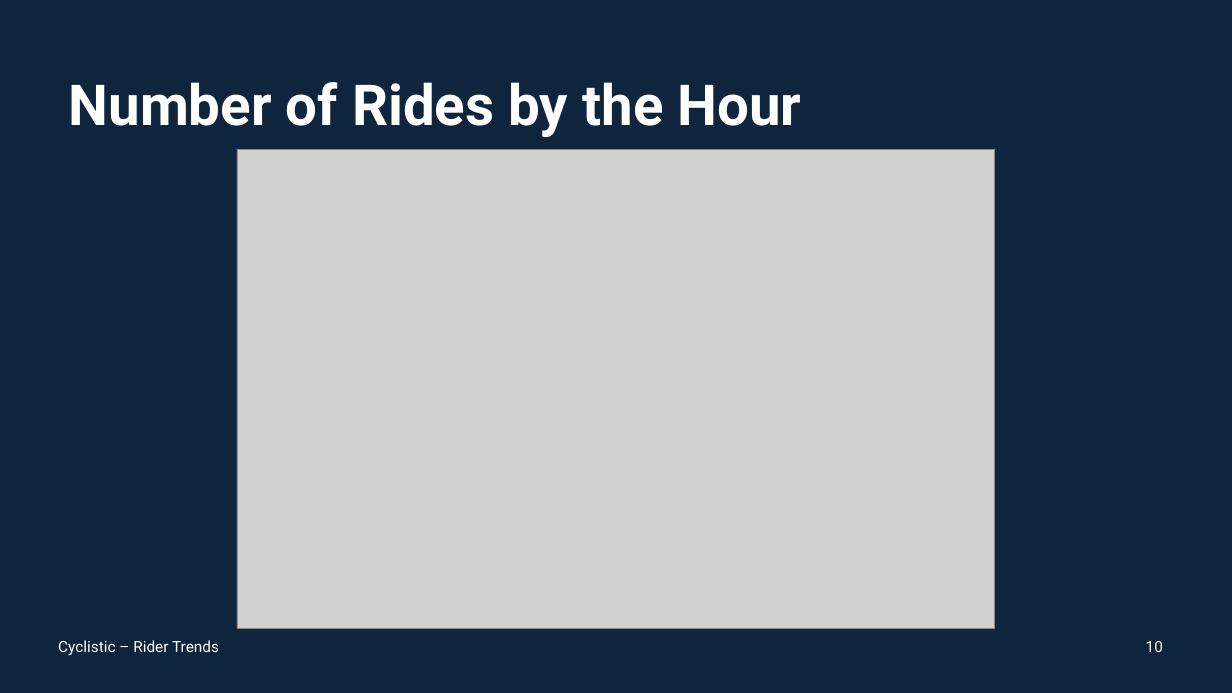
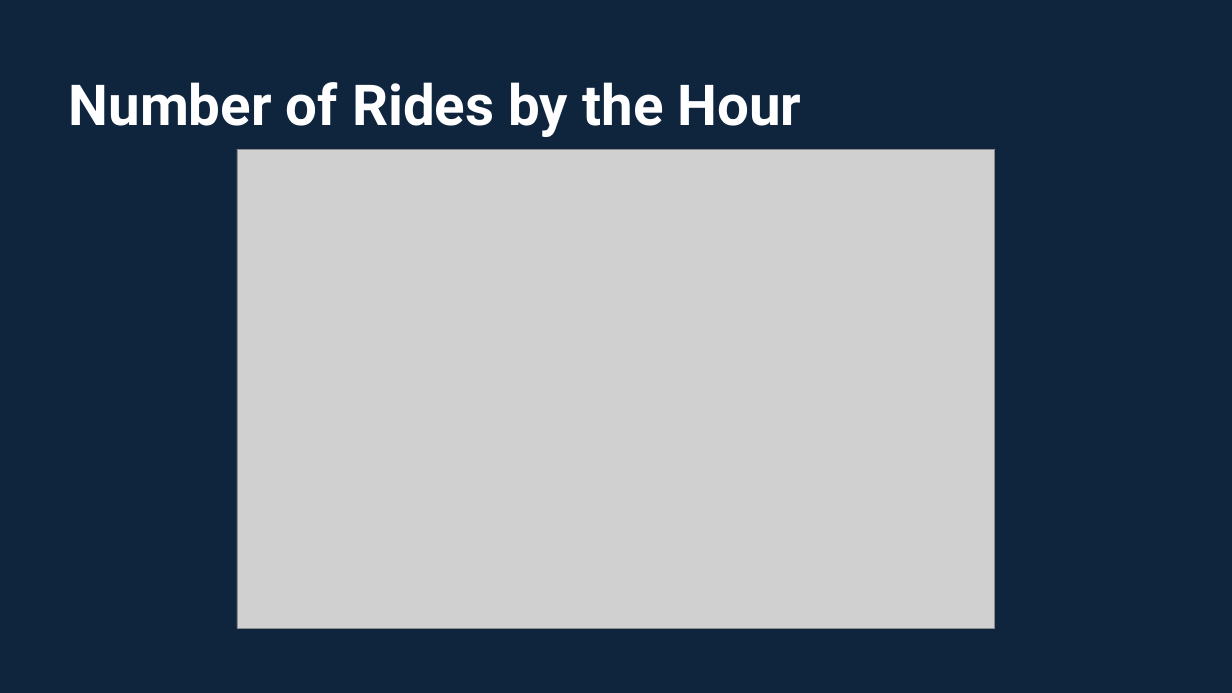
Before and after one commit to analusis/analusis.github.io, a slide deck: slide 10 of downloads/2023-04-02-gda-cs1/CyclisticRiderTrends.pptx. Drawn at 1232x693 pixels with LibreOffice and Linux fonts; fonts in the diff are those of the drawing; grey boxes stand for pictures. Boxes give left, top, right and bottom in pixels: in the first picture for what was removed or moved away, otherwise in the second. Text is boxed around its words. In the diff, an @@ line names an element or a change of style, - is before the commit and + after.

```diff
--- a/downloads/2023-04-02-gda-cs1/CyclisticRiderTrends.pptx
+++ b/downloads/2023-04-02-gda-cs1/CyclisticRiderTrends.pptx
@@ text removed at (x1=58, y1=640, x2=219, y2=656) @@
-Cyclistic – Rider Trends
@@ page number removed at (x1=1146, y1=641, x2=1163, y2=652) @@
-10
```
Also in this commit, not shown: 13 other slides changed.
